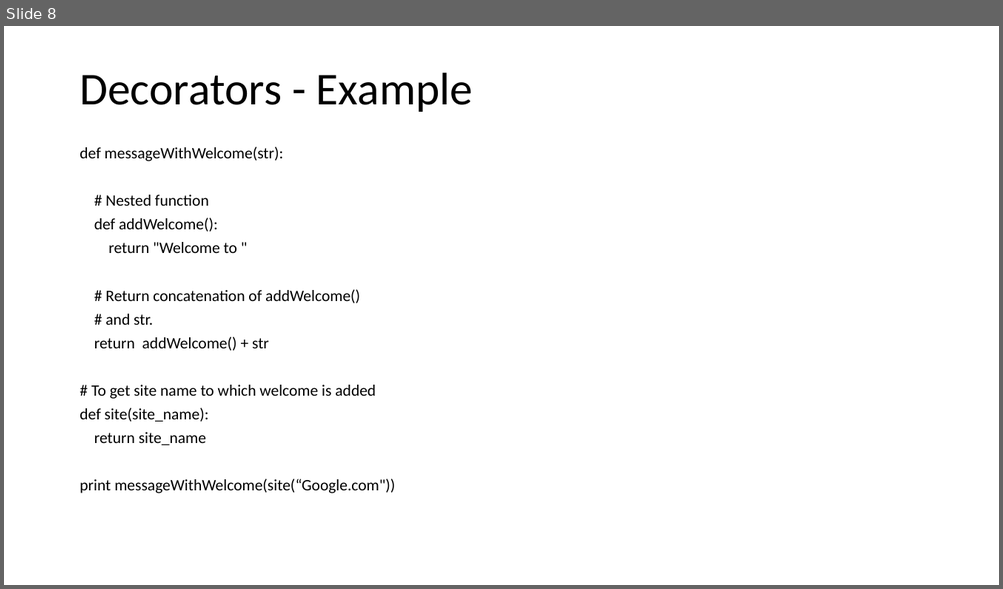
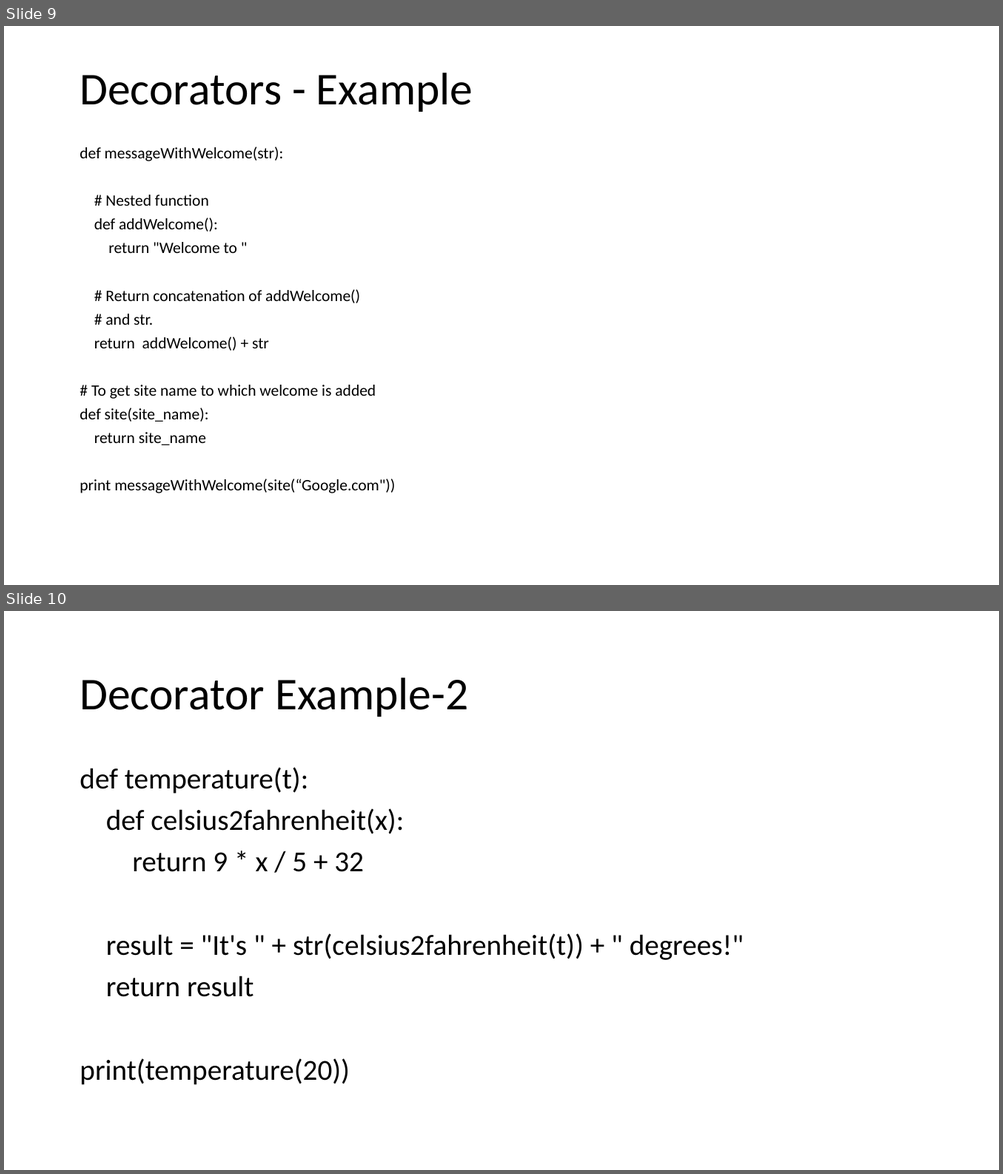
Before and after one commit to bhajojo/PythonTraining, a slide deck: Day_9_Training.pptx. Shown one above the other, each under a label of ours: slide 8 before the commit, slides 9 and 10 after it. The pictures are 1003x589 and 1003x1174 pixels, drawn with LibreOffice and Linux fonts; fonts in the diff are those of the drawing. Boxes give left, top, right and bottom in pixels: in the first picture for what was removed or moved away, otherwise in the second. Text is boxed around its words. In the diff, an @@ line names an element or a change of style, - is before the commit and + after.

```diff
--- a/Day_9_Training.pptx
+++ b/Day_9_Training.pptx
@@ slide 10 added at <box>4,611,999,1170</box>, background #FFFFFF @@
@@ title added at <box>79,678,468,717</box>, 44 pt, text #000000 @@
+Decorator Example-2
@@ text added at <box>79,767,743,1085</box>, 28 pt, text #000000 @@
+def temperature(t):
+def celsius2fahrenheit(x):
+return 9 * x / 5 + 32
+result = "It's " + str(celsius2fahrenheit(t)) + " degrees!"
+return result
+print(temperature(20))
@@ what was slide 8 is now slide 9 @@
```
Also in this commit, not shown: 1 slide changed, 3 other slides added, 7 other files.
